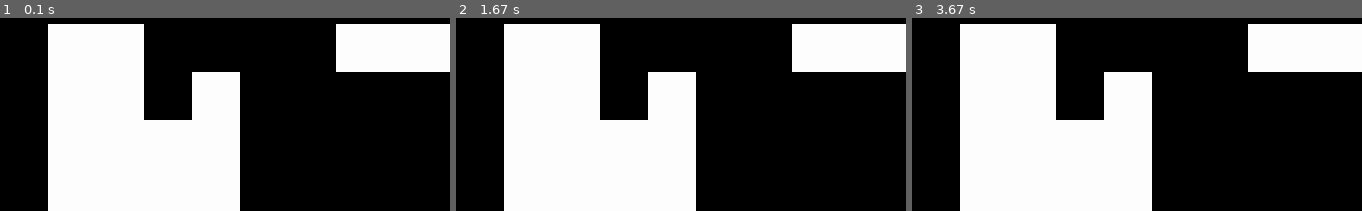
Above: before the commit, frames 1-3 (left to right).
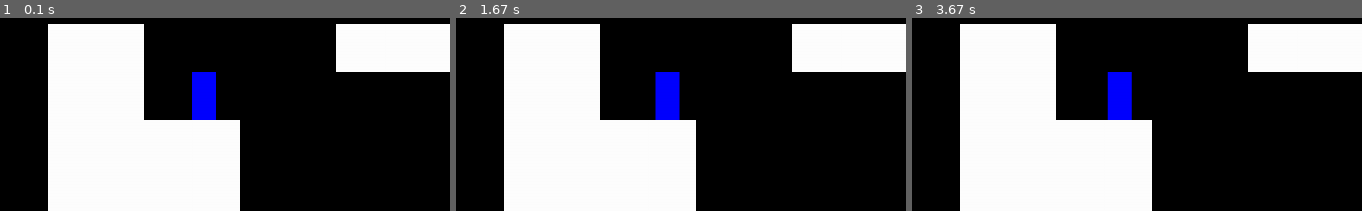
Above: after the commit, the same moments.

Repository: WhoReadThisWillDie/PyGame_project
Game: pygame game, started from main.py
The game is run twice, just before and just after one commit, with the same random seed, the same clock (stepped at 60 frames per second) and the same inputs.
Inputs:
- Up to frame 1 (0.1 s): no input
- Up to frame 2 (1.67 s): hold Right 0.33-0.8 s; hold Right 0.83-1.35 s; hold Left from 1.38 s (still down)
- Up to frame 3 (3.67 s): release Left at 2 s; hold Left 2.03-2.7 s; hold Right 2.73-3.42 s; hold Left from 3.45 s (still down)
The pictures show only the part of the screen within x 0-50%, y 0-50%; the shares and areas given below are measured in that part.

The runs differ from the first frame. In frame 1, 2.7% of the frame differs, in the area x 42-54%, y 27-53%; in frame 2, 2.7%; in frame 3, 2.7%.

Commit message:
квадратик ходит но лагает

Diff:
--- a/level1.py
+++ b/level1.py
@@ -1,6 +1,7 @@
 import pygame
 from settings import tile_size
 from tile import Tile
+from player import Player
 
 class Level1:
     def __init__(self, level_data, surface):
@@ -10,14 +11,21 @@
 
     def setup_level(self, layout):
         self.tiles = pygame.sprite.Group()
+        self.player = pygame.sprite.GroupSingle()
         for row_i, row in enumerate(layout):
             for col_i, col in enumerate(row):
                 #print(f'{row_i},{col_i}:{col}')
+                x, y = col_i * tile_size, row_i * tile_size
+
                 if col == '1':
-                    x, y = col_i * tile_size, row_i * tile_size
                     tile = Tile((x, y), tile_size)
                     self.tiles.add(tile)
 
+                if col == 'p':  # p это player
+                    player_sprite = Player((x, y))
+                    self.player.add(player_sprite)
     def run(self):
         self.tiles.update(self.world_shift)
         self.tiles.draw(self.display_surface)
+        self.player.draw(self.display_surface)
+        self.player.update()
--- /dev/null
+++ b/player.py
@@ -0,0 +1,24 @@
+import pygame
+
+
+class Player(pygame.sprite.Sprite):
+    def __init__(self, pos):
+        super().__init__()
+        self.image = pygame.Surface((32, 64))
+        self.image.fill('blue')
+        self.rect = self.image.get_rect(topleft=pos)
+        self.axis = pygame.math.Vector2(0, 0)
+        self.speed = 5
+    def get_input(self):
+        keys = pygame.key.get_pressed()
+
+        if keys[pygame.K_RIGHT]:
+            self.axis.x = 1
+        elif keys[pygame.K_LEFT]:
+            self.axis.x = -1
+        else:
+            self.axis.x = 0
+
+    def update(self):
+        self.get_input()
+        self.rect.x += self.axis.x * self.speed
--- a/settings.py
+++ b/settings.py
@@ -3,7 +3,7 @@
 '0000000000000000000000000000',
 '0000000000000000000000000000',
 '0110000111000000000000110000',
-'0110100000000000000000000000',
+'0110p00000000000000000000000',
 '0111100000000011000000000110',
 '0111100000001100000000000000',
 '0110000100111100001100110000',
